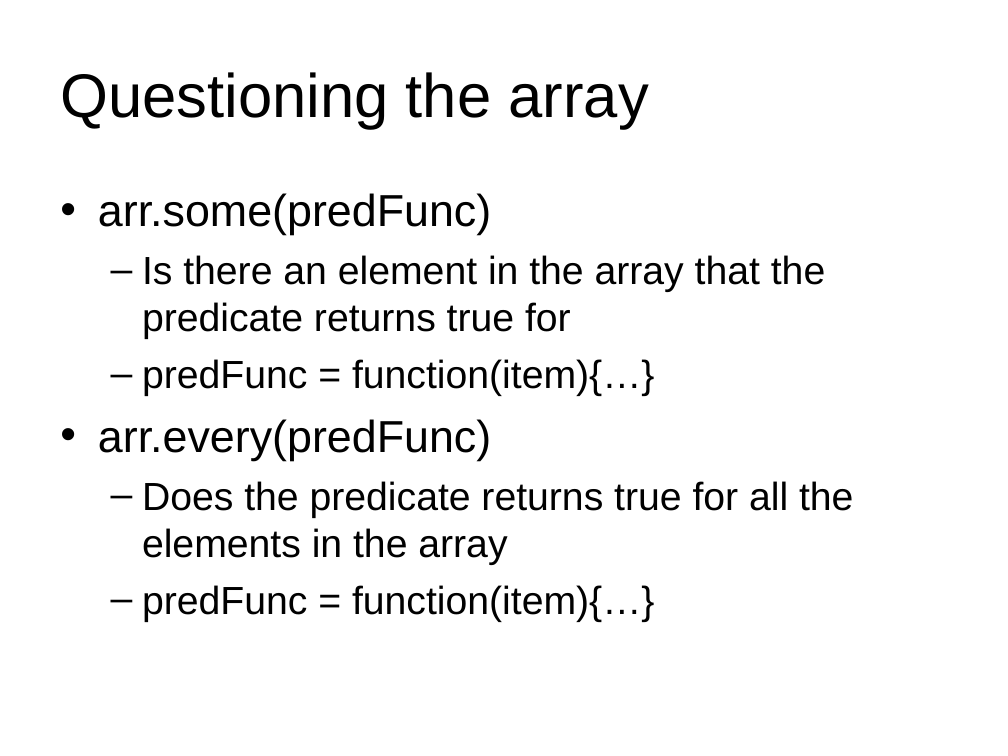
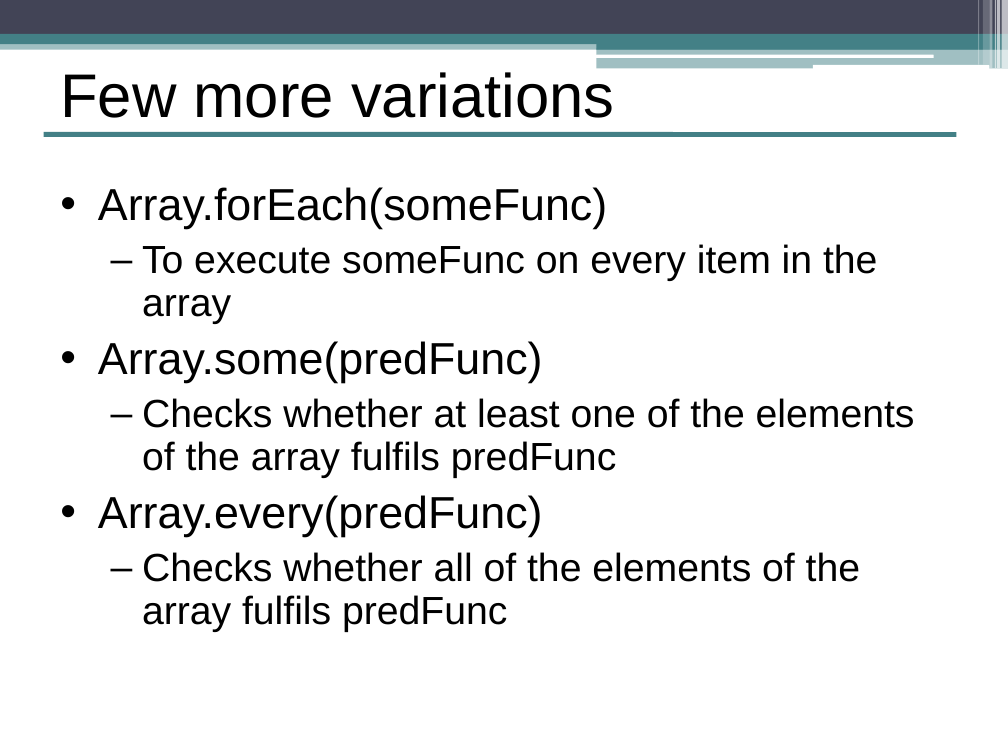
Before and after one commit to yoavrubin/talks, a slide deck: slide 52 of reversim/FP JS - reversim.ppt (slide 65 before the commit). Drawn at 1008x756 pixels with LibreOffice and Linux fonts; fonts in the diff are those of the drawing. Boxes give left, top, right and bottom in pixels: in the first picture for what was removed or moved away, otherwise in the second. Text is boxed around its words. In the diff, an @@ line names an element or a change of style, - is before the commit and + after.

```diff
--- a/reversim/FP JS - reversim.ppt
+++ b/reversim/FP JS - reversim.ppt
@@ rectangle added at [0,0,1008,34], fill #424456 @@
@@ rectangle added at [978,0,979,65], fill #FFFFFF at 30% opacity @@
@@ rectangle added at [983,0,989,65], fill #FFFFFF at 20% opacity @@
@@ rectangle added at [990,0,993,69], fill #FFFFFF at 40% opacity @@
@@ rectangle added at [995,0,996,69], fill #FFFFFF at 60% opacity @@
@@ rectangle added at [997,0,1000,69], fill #FFFFFF at 65% opacity @@
@@ rectangle added at [1002,0,1008,69], fill #FFFFFF at 65% opacity @@
@@ rectangle added at [0,40,1008,49], fill #438086 at 50% opacity @@
@@ rectangle added at [0,34,1008,44], fill #438086 @@
@@ rounded rectangle added at [596,54,933,57], fill #FFFFFF @@
@@ rectangle added at [597,39,1008,49], fill #438086 @@
@@ rectangle added at [597,48,1008,69], fill #438086 at 50% opacity @@
@@ title at [60,72,614,118]: text changed @@
-Questioning the array
+Few more variations
@@ rounded rectangle added at [812,65,989,69], fill #FFFFFF @@
@@ line added from (43, 134) to (957, 134), #438086 3.49 pt @@
@@ text at [98,187,915,632]: text changed @@
-• arr.some(predFunc)
-  – Is there an element in the array that the predicate returns true for
-  – predFunc = function(item){…}
-• arr.every(predFunc)
-  – Does the predicate returns true for all the elements in the array
-  – predFunc = function(item){…}
+• Array.forEach(someFunc)
+  – To execute someFunc on every item in the array
+• Array.some(predFunc)
+  – Checks whether at least one of the elements of the array fulfils predFunc
+• Array.every(predFunc)
+  – Checks whether all of the elements of the array fulfils predFunc
```
Also in this commit, not shown: 44 other slides changed, 62 slides added, 49 slides removed.
